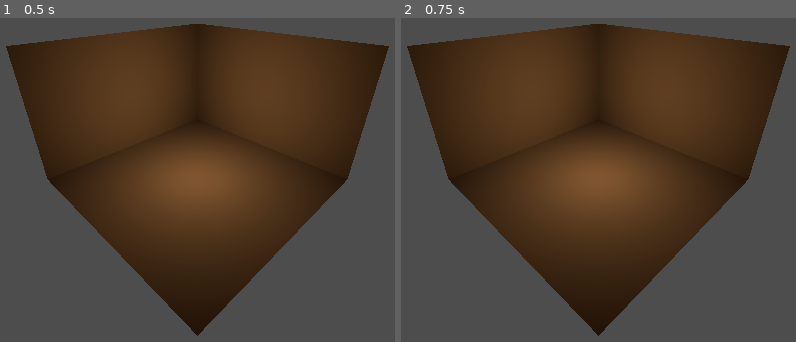
Above: before the commit, frames 1-2 (left to right).
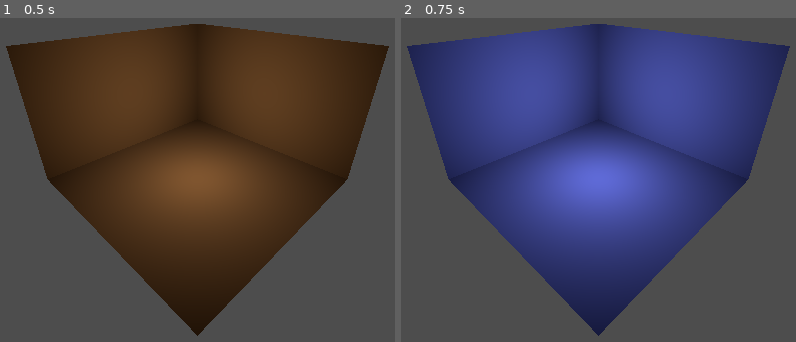
Above: after the commit, the same moments.

Repository: radiantstew0827/Gang29
Game: Godot game, scene res://main.tscn
The game is run twice, just before and just after one commit, with the same random seed, the same clock (stepped at 60 frames per second) and the same inputs.
Inputs:
- Up to frame 1 (0.5 s): no input
- Up to frame 2 (0.75 s): tap Enter at 0.5 s; hold Space (time_switch, bound only after the commit) from 0.53 s (still down)

Frame 1 is identical in both runs. In frame 2, 57% of the frame differs, in the area x 1-99%, y 1-99%.

Commit message:
Addes simple time switch

Diff:
--- a/gang29/project.godot
+++ b/gang29/project.godot
@@ -14,3 +14,11 @@
 run/main_scene="res://main.tscn"
 config/features=PackedStringArray("4.3", "Forward Plus")
 config/icon="res://icon.svg"
+
+[input]
+
+time_switch={
+"deadzone": 0.5,
+"events": [Object(InputEventKey,"resource_local_to_scene":false,"resource_name":"","device":-1,"window_id":0,"alt_pressed":false,"shift_pressed":false,"ctrl_pressed":false,"meta_pressed":false,"pressed":false,"keycode":0,"physical_keycode":32,"key_label":0,"unicode":32,"location":0,"echo":false,"script":null)
+]
+}
--- a/gang29/scripts/player.gd
+++ b/gang29/scripts/player.gd
@@ -25,3 +25,9 @@
 			camera_point = current_level.camera_point.position
 
 	position = camera_point
+
+func _unhandled_input(event):
+	if event.is_action_pressed("time_switch"):
+		future_mode = not future_mode
+		update_camera()
+		pass
